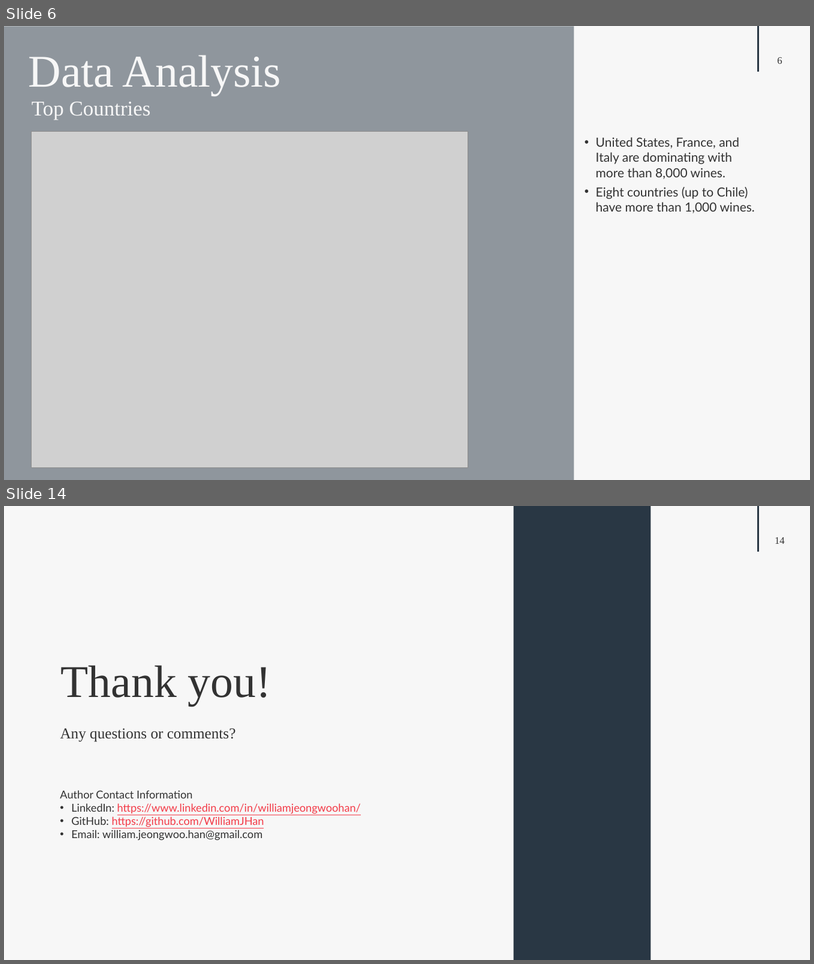
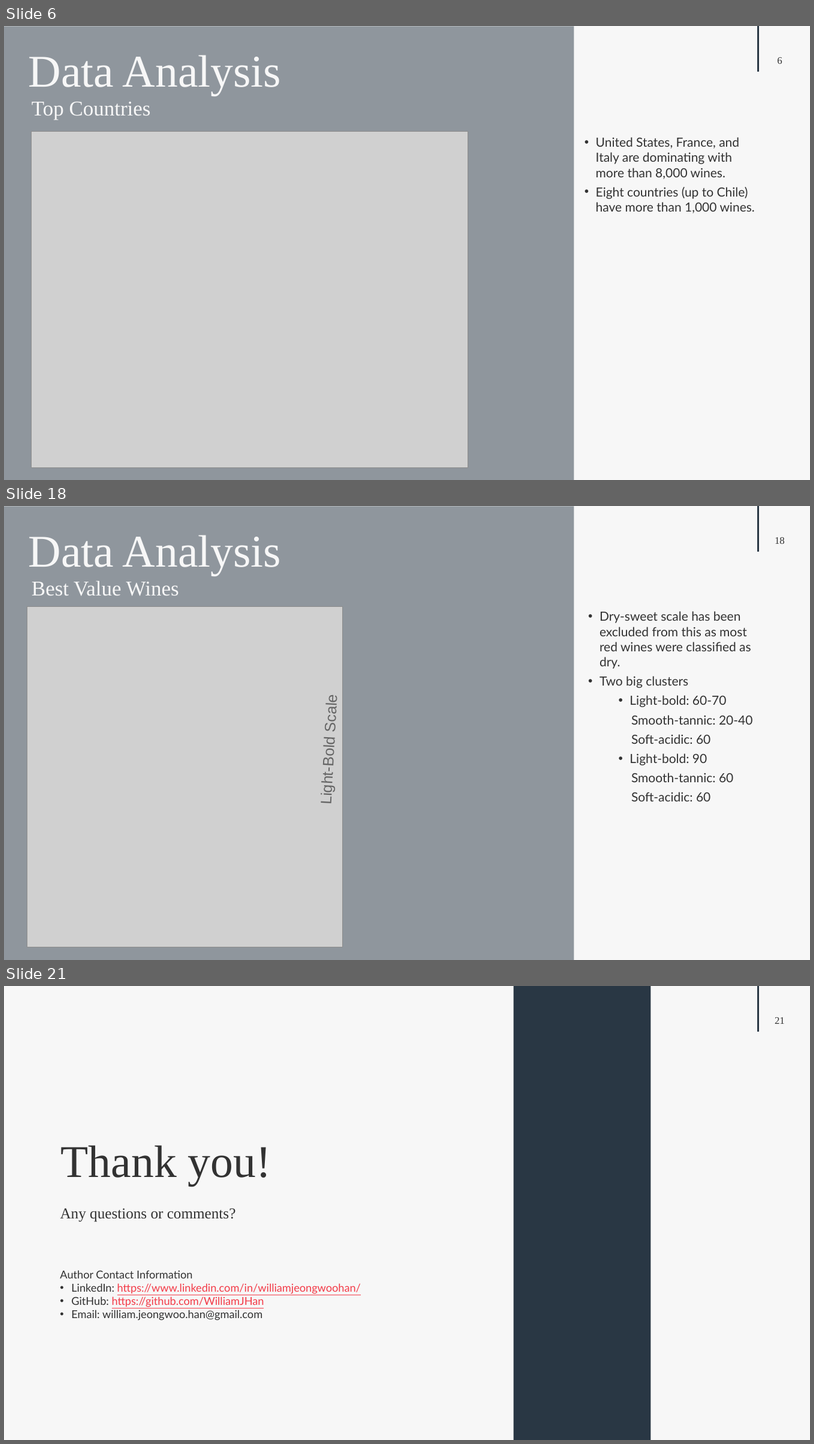
Before and after one commit to WilliamJHan/Selenium_Vivino, a slide deck: Vivino_Presentation.pptx. Shown one above the other, each under a label of ours: slides 6 and 14 before the commit, slides 6, 18 and 21 after it; the slides between them are not shown. The pictures are 814x964 and 814x1444 pixels, drawn with LibreOffice and Linux fonts; fonts in the diff are those of the drawing; grey boxes stand for pictures. Boxes give left, top, right and bottom in pixels: in the first picture for what was removed or moved away, otherwise in the second. Text is boxed around its words. In the diff, an @@ line names an element or a change of style, - is before the commit and + after.

```diff
--- a/Vivino_Presentation.pptx
+++ b/Vivino_Presentation.pptx
@@ slide 18 added at box(4, 506, 810, 960), background #F7F7F7; not listed: 2 template elements that a slide beside it also shows @@
@@ rectangle added at box(4, 506, 575, 960), fill #293744 at 50% opacity @@
@@ text added at box(29, 535, 281, 576), 54 pt, text #F7F7F7 @@
+Data Analysis
@@ text added at box(32, 581, 179, 596), 25 pt, text #F7F7F7 @@
+Best Value Wines
@@ picture added at box(27, 607, 343, 947) @@
@@ text added at box(600, 611, 753, 801), 15 pt, text #323232 @@
+• Dry-sweet scale has been excluded from this as most red wines were classified as dry.
+• Two big clusters
+  • Light-bold: 60-70
+  Smooth-tannic: 20-40
+  Soft-acidic: 60
+  • Light-bold: 90
+  Smooth-tannic: 60
+  Soft-acidic: 60
@@ text added at box(318, 698, 339, 802), 18 pt, text #656565 @@
+Light-Bold Scale
@@ what was slide 14 is now slide 21 @@
@@ page number at box(775, 1017, 785, 1024): text changed @@
-14
+21
```
Also in this commit, not shown: 6 slides changed, 7 other slides added, 1 slide removed, 16 other files.
